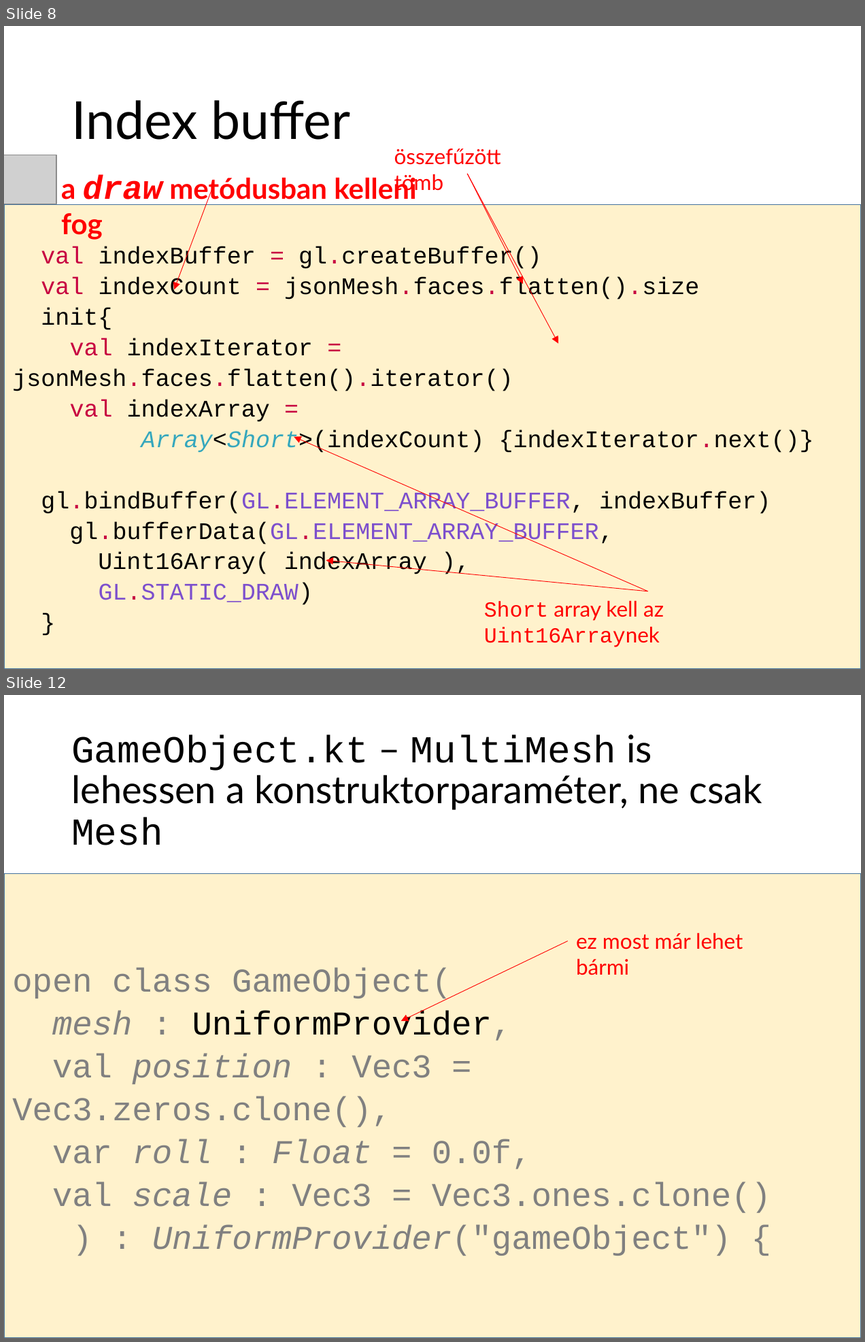
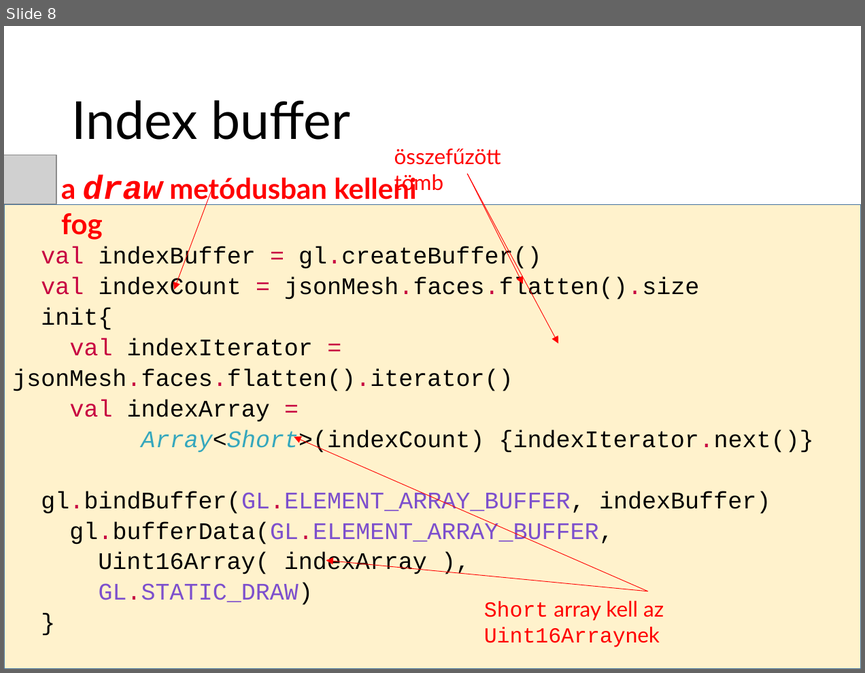
Before and after one commit to szecsi/kogfactory, a slide deck: projects/kog.3gr.030-3d/3gre080_trianglemesh.pptx. Shown one above the other, each under a label of ours: slides 8 and 12 before the commit, slide 8 after it; the slides between them are not shown. The pictures are 865x1342 and 865x673 pixels, drawn with LibreOffice and Linux fonts; fonts in the diff are those of the drawing; grey boxes stand for pictures. Boxes give left, top, right and bottom in pixels: in the first picture for what was removed or moved away, otherwise in the second. Text is boxed around its words. In the diff, an @@ line names an element or a change of style, - is before the commit and + after.

```diff
--- a/projects/kog.3gr.030-3d/3gre080_trianglemesh.pptx
+++ b/projects/kog.3gr.030-3d/3gre080_trianglemesh.pptx
@@ slide 12 removed at <box>4,695,861,1338</box>, background #FFFFFF @@
@@ title removed at <box>71,734,762,845</box> @@
-GameObject.kt – MultiMesh is lehessen a konstruktorparaméter, ne csak Mesh
@@ rectangle removed at <box>4,873,861,1338</box> @@
-open class GameObject(
-mesh : UniformProvider,
-val position : Vec3 = Vec3.zeros.clone(),
-var roll : Float = 0.0f,
-val scale : Vec3 = Vec3.ones.clone()
-) : UniformProvider("gameObject") {
@@ text removed at <box>576,932,742,975</box> @@
-ez most már lehet bármi
@@ arrow removed from (568, 941) to (400, 1021) @@
```
Also in this commit, not shown: 4 slides changed, 2 slides added, 1 other slide removed, 2 other files.
